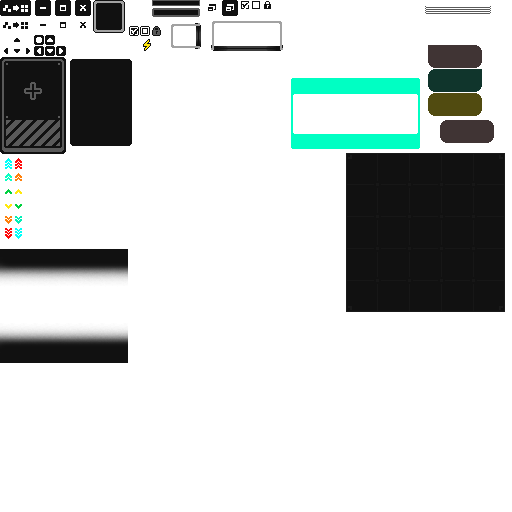
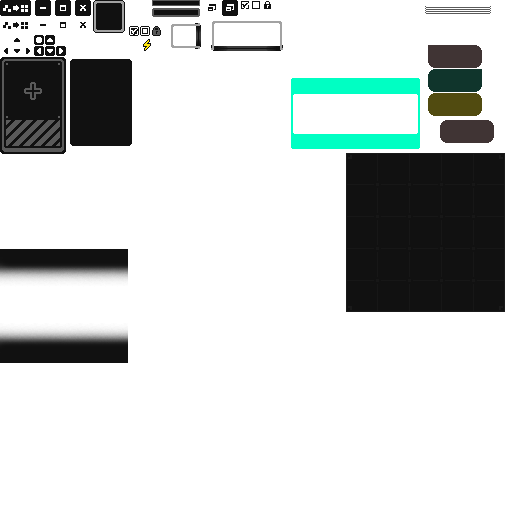
Comparing the layer stacks of the two 512px x 512px images. Changes:
painted on "图层 864 拷贝" over [5, 158, 22, 239]
